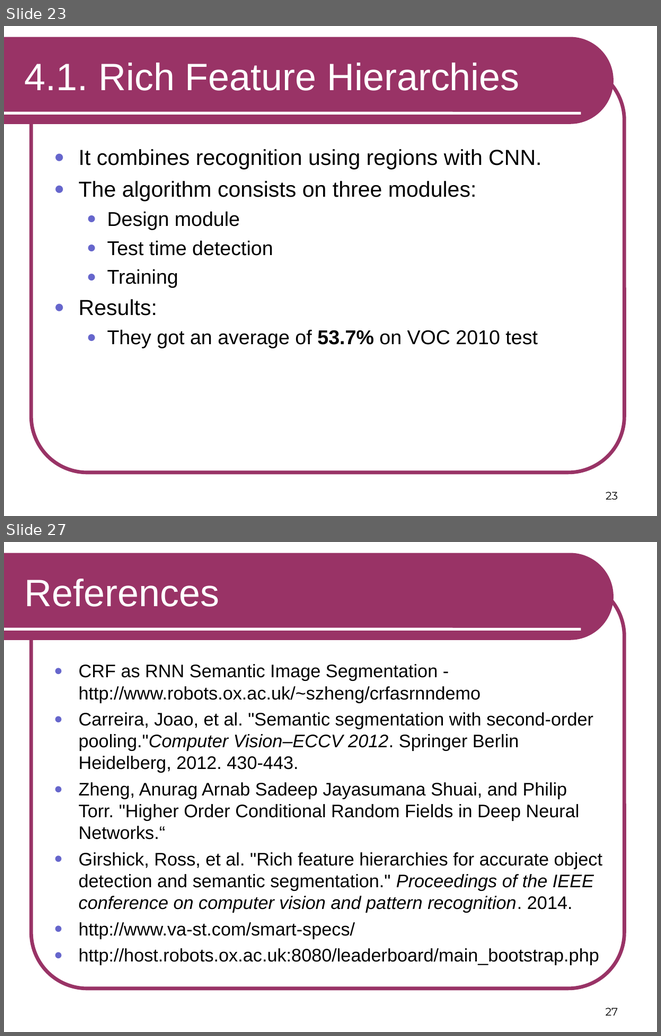
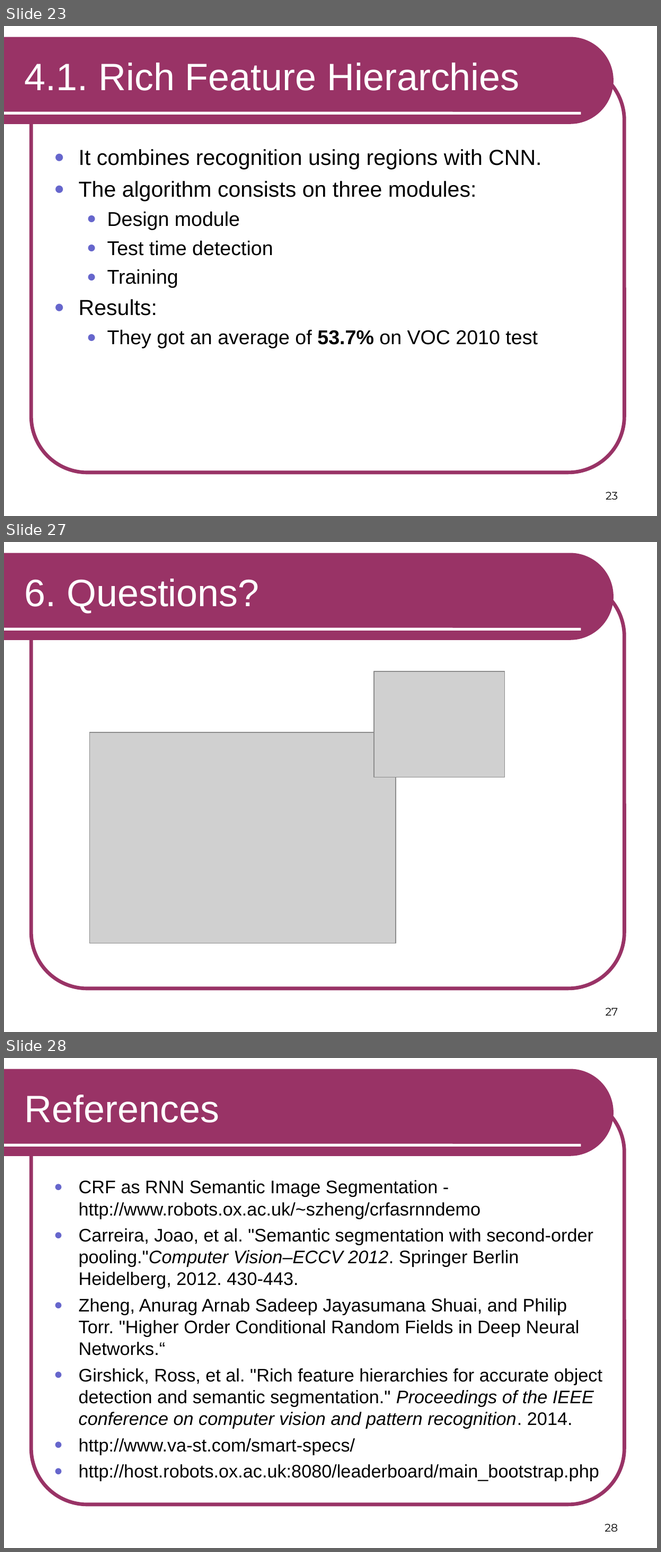
Before and after one commit to RSIP/SSI-SemanticSegmentation, a slide deck: template_slides.ppt. Shown one above the other, each under a label of ours: slides 23 and 27 before the commit, slides 23, 27 and 28 after it; the slides between them are not shown. The pictures are 661x1036 and 661x1552 pixels, drawn with LibreOffice and Linux fonts; fonts in the diff are those of the drawing; grey boxes stand for pictures. Boxes give left, top, right and bottom in pixels: in the first picture for what was removed or moved away, otherwise in the second. Text is boxed around its words. In the diff, an @@ line names an element or a change of style, - is before the commit and + after.

```diff
--- a/template_slides.ppt
+++ b/template_slides.ppt
@@ slide 27 added at (4,542,657,1032), background #FFFFFF; not listed: 3 template elements that a slide beside it also shows @@
@@ title added at (25,579,259,613), 42 pt, text #FFFFFF @@
+6. Questions?
@@ picture added at (374,671,505,777) @@
@@ picture added at (89,732,396,943) @@
@@ page number added at (606,1007,618,1015), 12 pt, text #000000 @@
+27
@@ what was slide 27 is now slide 28 @@
@@ page number at (604,1523,618,1531): text changed @@
-27
+28
```
Also in this commit, not shown: 10 slides changed, 1 other slide added, 1 slide removed.
